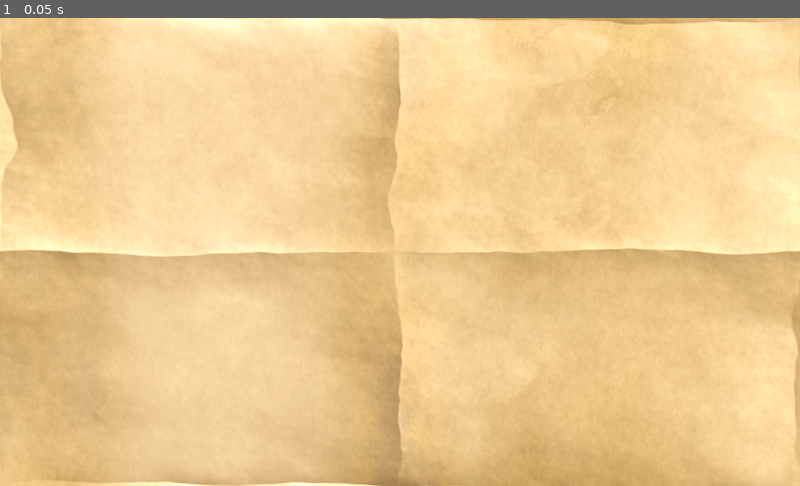
Above: before the commit, frame 1.
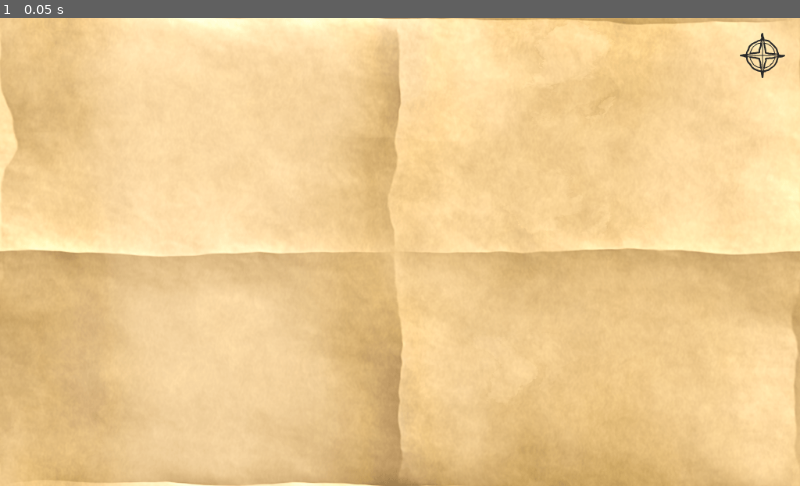
Above: after the commit, the same moment.

Repository: StreetmanGames/Git-Course
Game: Godot game, scene res://scenes/Map.tscn
The game is run twice, just before and just after one commit, with the same random seed, the same clock (stepped at 60 frames per second) and the same inputs.
Inputs:
- Up to frame 1 (0.05 s): no input

The runs differ from the first frame. In frame 1, 0.2% of the frame differs, in the area x 92-99%, y 3-13%.

Commit message:
Added compass to map.

Diff:
--- a/scenes/Map.tscn
+++ b/scenes/Map.tscn
@@ -1,6 +1,7 @@
-[gd_scene load_steps=2 format=2]
+[gd_scene load_steps=3 format=2]
 
 [ext_resource path="res://assets/graphics/Cartography Pack/Textures/parchmentFoldedCrinkled.png" type="Texture" id=1]
+[ext_resource path="res://scenes/compass.tscn" type="PackedScene" id=3]
 
 [node name="Map" type="Node2D"]
 
@@ -8,3 +9,6 @@
 position = Vector2( 512, 300 )
 scale = Vector2( 1, 0.585938 )
 texture = ExtResource( 1 )
+
+[node name="compass" parent="." instance=ExtResource( 3 )]
+position = Vector2( 976, 48 )
